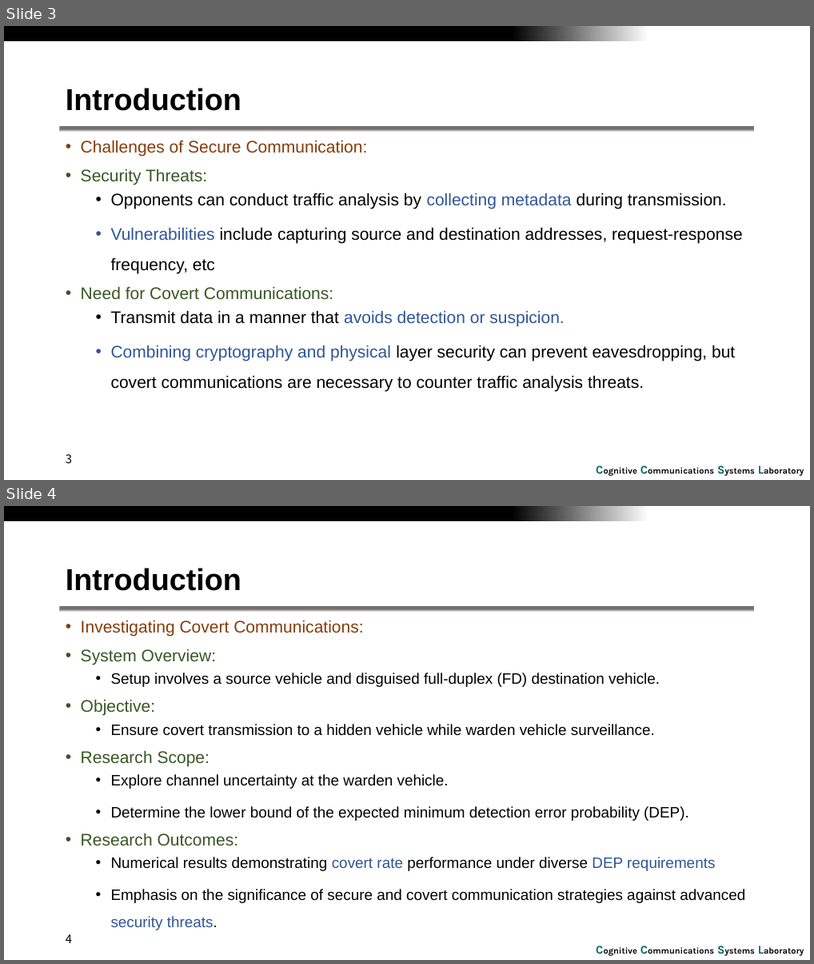
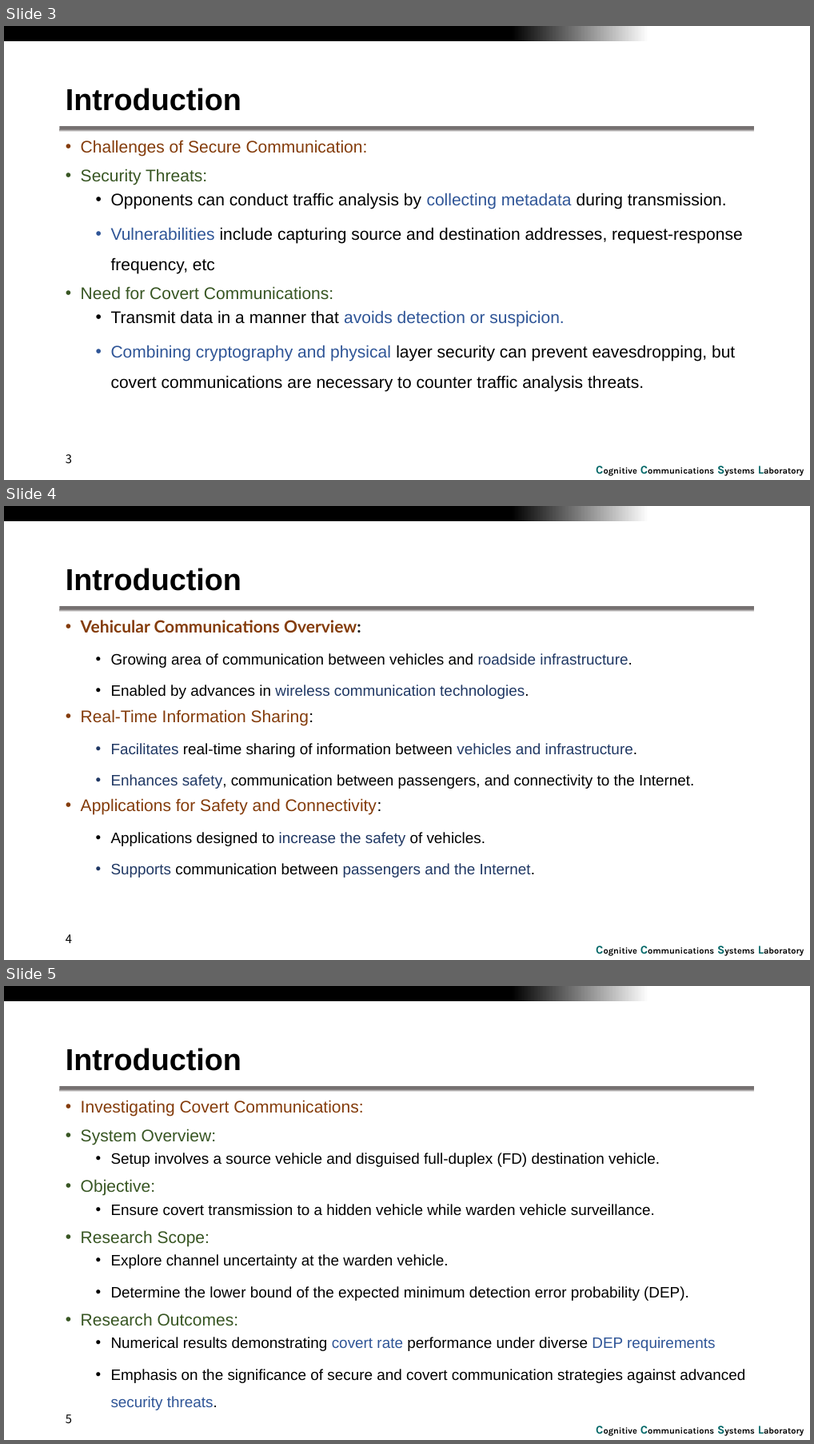
Before and after one commit to RefatHanbat/Presentation-of-SDM, a slide deck: winter_conference_2024.pptx. Shown one above the other, each under a label of ours: slides 3 and 4 before the commit, slides 3, 4 and 5 after it. The pictures are 814x964 and 814x1444 pixels, drawn with LibreOffice and Linux fonts; fonts in the diff are those of the drawing; background and template pictures are left out. Boxes give left, top, right and bottom in pixels: in the first picture for what was removed or moved away, otherwise in the second. Text is boxed around its words. In the diff, an @@ line names an element or a change of style, - is before the commit and + after.

Commit message:
updated

```diff
--- a/winter_conference_2024.pptx
+++ b/winter_conference_2024.pptx
@@ slide 4 added at (x1=4, y1=506, x2=810, y2=960), background #FFFFFF; not listed: 3 template elements that a slide beside it also shows @@
@@ title added at (x1=66, y1=568, x2=242, y2=591), 36 pt, text #000000, bold @@
+Introduction
@@ text added at (x1=81, y1=620, x2=694, y2=877), 18 pt, text #000000 @@
+• Vehicular Communications Overview:
+  • Growing area of communication between vehicles and roadside infrastructure.
+  • Enabled by advances in wireless communication technologies.
+• Real-Time Information Sharing:
+  • Facilitates real-time sharing of information between vehicles and infrastructure.
+  • Enhances safety, communication between passengers, and connectivity to the Internet.
+• Applications for Safety and Connectivity:
+  • Applications designed to increase the safety of vehicles.
+  • Supports communication between passengers and the Internet.
@@ page number added at (x1=66, y1=934, x2=72, y2=943), 14 pt, text #000000 @@
+4
@@ what was slide 4 is now slide 5 @@
@@ page number at (x1=66, y1=1414, x2=72, y2=1423): text changed @@
-4
+5
```
